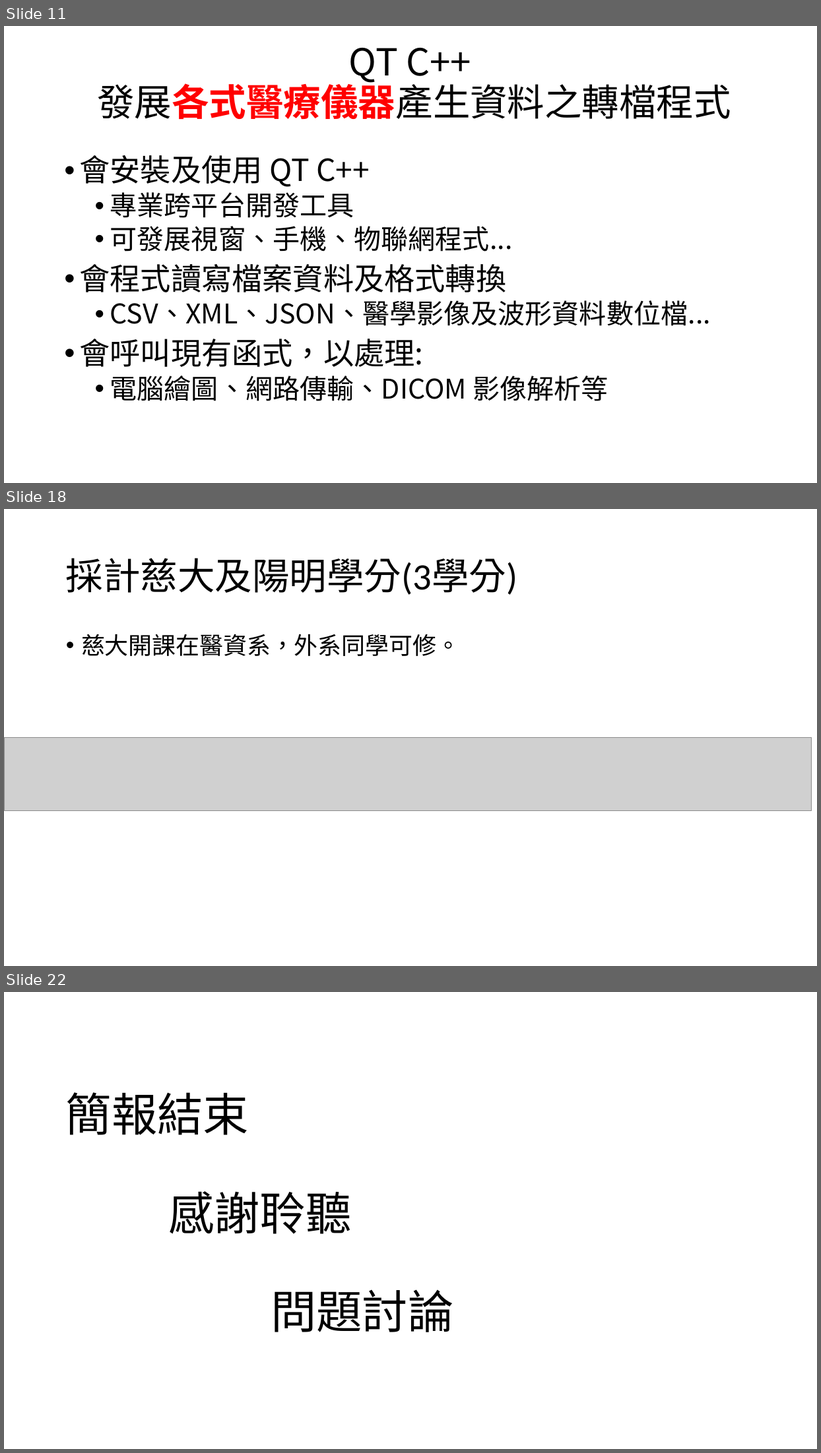
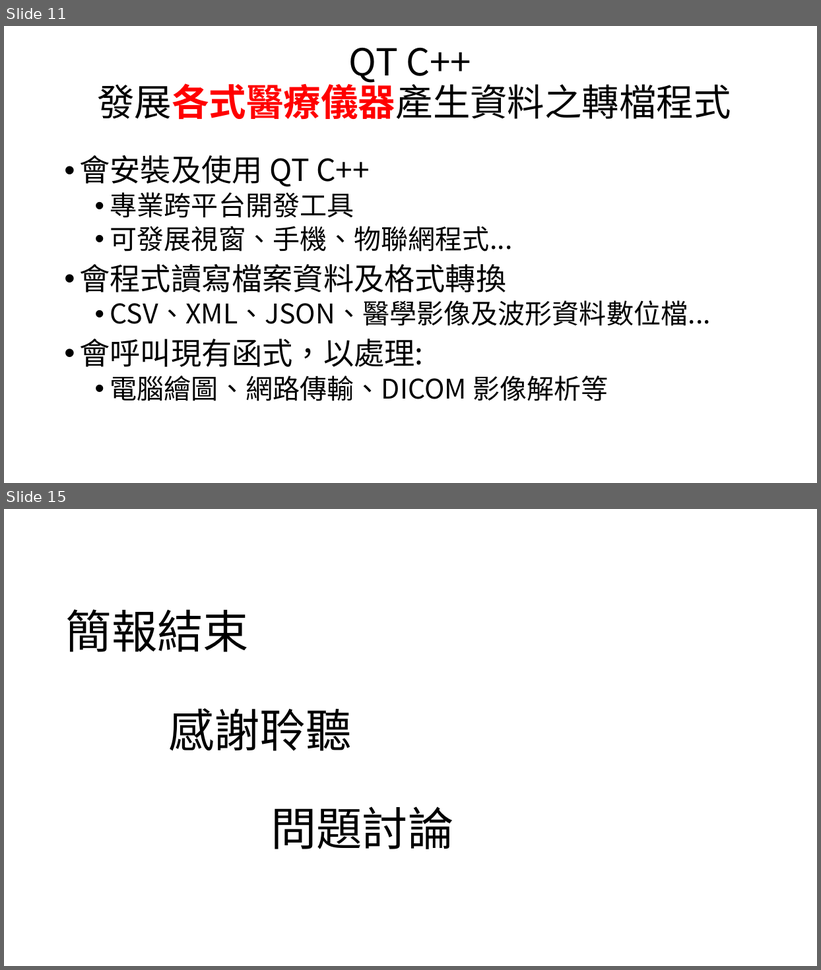
Before and after one commit to mos2718/MI20, a slide deck: S0_Introduction108.pptx. Shown one above the other, each under a label of ours: slides 11, 18 and 22 before the commit, slides 11 and 15 after it; the slides between them are not shown. The pictures are 821x1453 and 821x970 pixels, drawn with LibreOffice and Linux fonts; fonts in the diff are those of the drawing; grey boxes stand for pictures; background and template pictures are left out. Boxes give left, top, right and bottom in pixels: in the first picture for what was removed or moved away, otherwise in the second. Text is boxed around its words. In the diff, an @@ line names an element or a change of style, - is before the commit and + after.

```diff
--- a/S0_Introduction108.pptx
+++ b/S0_Introduction108.pptx
@@ slide 18 removed at bbox=[4, 509, 817, 966], background picture (left out) @@
@@ title removed at bbox=[66, 558, 518, 595] @@
-採計慈大及陽明學分(3學分)
@@ text removed at bbox=[81, 634, 460, 656] @@
-• 慈大開課在醫資系，外系同學可修。
@@ picture removed at bbox=[4, 738, 812, 811] @@
@@ what was slide 22 is now slide 15 @@
```
Also in this commit, not shown: 3 slides changed, 6 other slides removed, 1 other file.
